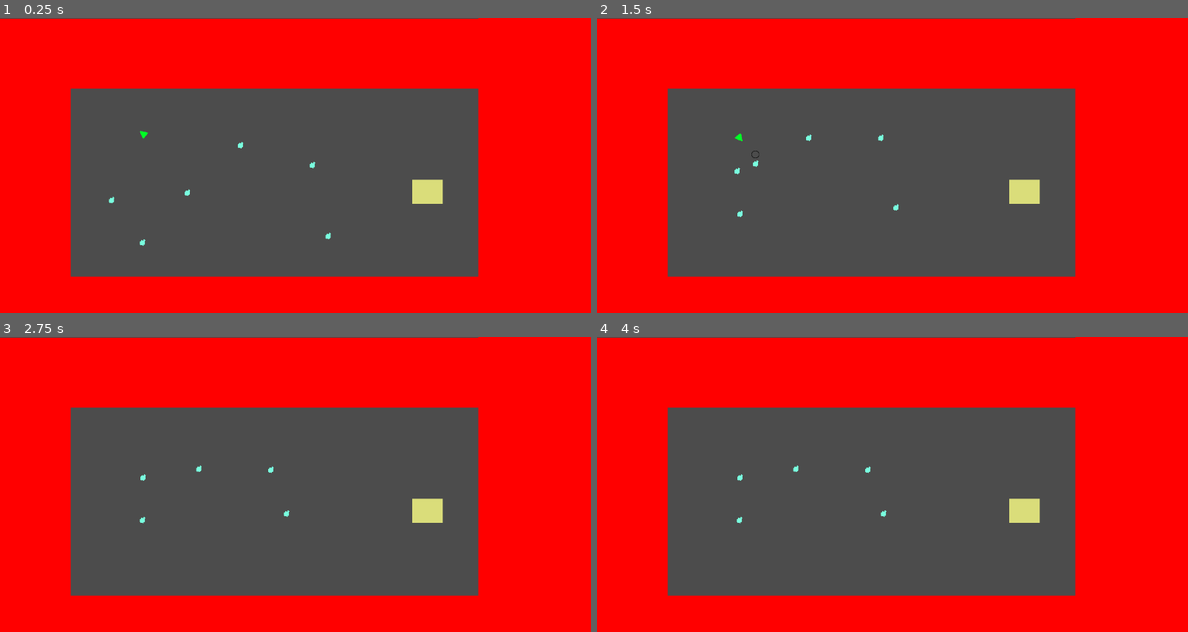
Above: before the commit, frames 1-4 (two rows, left to right).
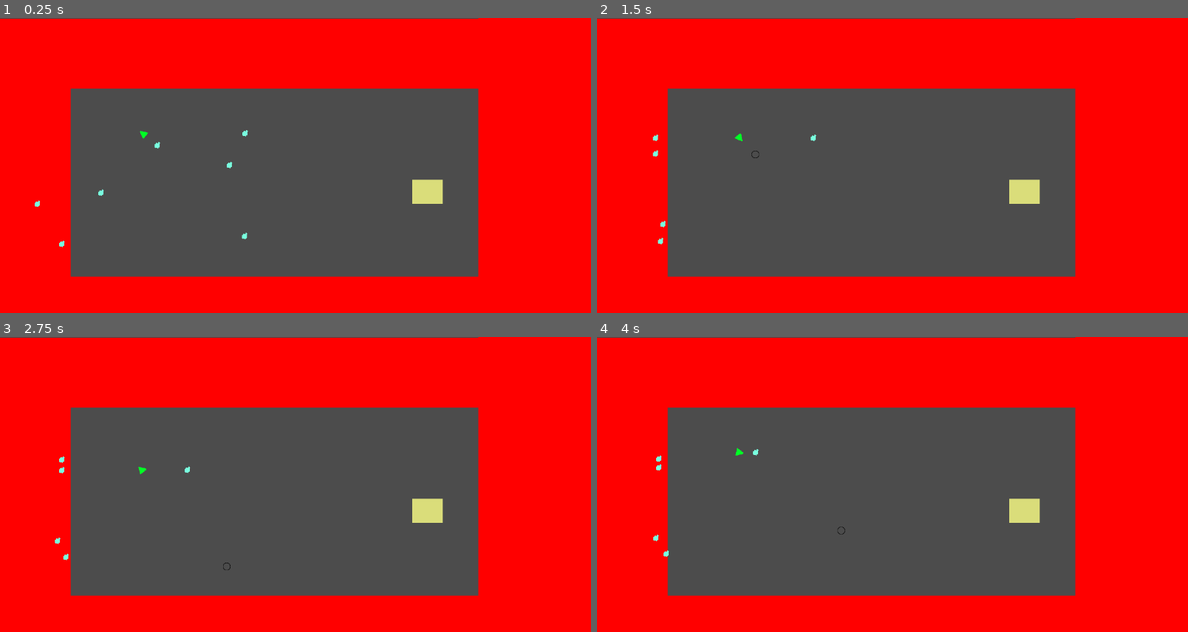
Above: after the commit, the same moments.

Repository: bentuttle2000/Game-Jam-F2021-2pm
Game: Godot game, scene res://Stages/StageOne.tscn
Two runs of this game, one before a commit and one after it. Both use one fixed random seed, a clock stepped at 60 frames per second and the inputs below.
Inputs (mouse positions are in pixels of both pictures, inside the frame that each line leads up to):
- Up to frame 1 (0.25 s): no input
- Up to frame 2 (1.5 s): move the mouse to (1022, 150) at 0.52 s; press the mouse at (1022, 150) at 0.53 s; hold D (ui_right) 0.53-1.28 s; move the mouse to (774, 180) at 1.27 s; release the mouse at (774, 180) at 1.28 s; hold S (ui_down) from 1.28 s (still down); tap E (use_action) at 1.35 s
- Up to frame 3 (2.75 s): move the mouse to (354, 419) at 2.02 s; release S (ui_down) at 2.03 s; press the mouse at (354, 419) at 2.03 s; hold D (ui_right) from 2.03 s (still down)
- Up to frame 4 (4 s): move the mouse to (862, 543) at 2.77 s; release D (ui_right) at 2.78 s; release the mouse at (862, 543) at 2.78 s; hold W (ui_up) 2.78-3.53 s; tap E (use_action) at 2.85 s; move the mouse to (1069, 528) at 3.52 s; press the mouse at (1069, 528) at 3.53 s; hold A (ui_left) from 3.53 s (still down)

The runs differ from the first frame. In frame 1, 0.2% of the frame differs, in the area x 5-56%, y 38-78%; in frame 2, 0.2%; in frame 3, 0.2%; in frame 4, 0.2%.
Error before the commit: Attempt to call function 'get_position' in base 'null instance' on a null instance. (res://Enemy.gd:11)

Commit message:
Lose Screen
I added a lose screen that the Player transitions to when they die.

Diff:
--- /dev/null
+++ b/GameJam/LoseScreen.gd
@@ -0,0 +1,21 @@
+extends Node
+
+
+
+func _ready():
+	$MarginContainer/VBoxContainer/VBoxContainer/Respawn.grab_focus()
+
+
+func _physics_process(delta):
+	if $MarginContainer/VBoxContainer/VBoxContainer/Respawn.is_hovered() == true:
+		$MarginContainer/VBoxContainer/VBoxContainer/Respawn.grab_focus()
+	if $MarginContainer/VBoxContainer/VBoxContainer/MainMenu.is_hovered() == true:
+		$MarginContainer/VBoxContainer/VBoxContainer/MainMenu.grab_focus()
+
+
+func _on_Respawn_pressed():
+	get_tree().change_scene("res://Stages/StageOne.tscn")
+
+
+func _on_MainMenu_pressed():
+	get_tree().change_scene("res://Stages/StartScreen.tscn")
--- a/GameJam/Objects/Player.gd
+++ b/GameJam/Objects/Player.gd
@@ -103,7 +103,7 @@
 
 
 func dead():
-	queue_free();
+	get_tree().change_scene("res://Stages/LoseScreen.tscn")
 
 #----Set active parameters for player physics which are rendered inactive upon entering dialogue----#
 #-Nick Mineo-#
--- a/GameJam/Objects/SplashScene.gd
+++ b/GameJam/Objects/SplashScene.gd
@@ -5,4 +5,4 @@
 
 
 func _on_Timer_timeout():
-	$SceneTransition.transition_to("res://Stages/StageOne.tscn")
+	$SceneTransition.transition_to("res://Stages/StartScreen.tscn")
--- /dev/null
+++ b/GameJam/Stages/LoseScreen.tscn
@@ -0,0 +1,52 @@
+[gd_scene load_steps=5 format=2]
+
+[ext_resource path="res://LoseScreen.gd" type="Script" id=1]
+[ext_resource path="res://Assets/MainMenuButton.png" type="Texture" id=2]
+[ext_resource path="res://Assets/YouLoseCard.png" type="Texture" id=3]
+[ext_resource path="res://Assets/Respawn Button.png" type="Texture" id=4]
+
+[node name="LoseScreen" type="Node"]
+script = ExtResource( 1 )
+
+[node name="Sprite" type="Sprite" parent="."]
+
+[node name="MarginContainer" type="MarginContainer" parent="."]
+anchor_right = 1.0
+anchor_bottom = 1.0
+__meta__ = {
+"_edit_use_anchors_": false
+}
+
+[node name="VBoxContainer" type="VBoxContainer" parent="MarginContainer"]
+margin_right = 1280.0
+margin_bottom = 640.0
+
+[node name="TextureRect" type="TextureRect" parent="MarginContainer/VBoxContainer"]
+margin_left = 415.0
+margin_right = 865.0
+margin_bottom = 150.0
+size_flags_horizontal = 4
+texture = ExtResource( 3 )
+
+[node name="VBoxContainer" type="VBoxContainer" parent="MarginContainer/VBoxContainer"]
+margin_top = 154.0
+margin_right = 1280.0
+margin_bottom = 316.0
+
+[node name="Respawn" type="TextureButton" parent="MarginContainer/VBoxContainer/VBoxContainer"]
+margin_left = 521.0
+margin_right = 759.0
+margin_bottom = 78.0
+size_flags_horizontal = 4
+texture_normal = ExtResource( 4 )
+
+[node name="MainMenu" type="TextureButton" parent="MarginContainer/VBoxContainer/VBoxContainer"]
+margin_left = 560.0
+margin_top = 82.0
+margin_right = 720.0
+margin_bottom = 162.0
+size_flags_horizontal = 4
+texture_normal = ExtResource( 2 )
+
+[connection signal="pressed" from="MarginContainer/VBoxContainer/VBoxContainer/Respawn" to="." method="_on_Respawn_pressed"]
+[connection signal="pressed" from="MarginContainer/VBoxContainer/VBoxContainer/MainMenu" to="." method="_on_MainMenu_pressed"]
--- a/GameJam/Stages/StageOne.tscn
+++ b/GameJam/Stages/StageOne.tscn
@@ -47,3 +47,42 @@
 [node name="LevelTransition" parent="." instance=ExtResource( 4 )]
 position = Vector2( 926, 377 )
 target_stage = "res://StageTwo.tscn"
+
+[node name="Wall3" parent="." instance=ExtResource( 3 )]
+position = Vector2( 1205.72, 327.187 )
+scale = Vector2( 21.2423, 42.2039 )
+
+[node name="Wall3" parent="." instance=ExtResource( 3 )]
+position = Vector2( 1205.72, 327.187 )
+scale = Vector2( 21.2423, 42.2039 )
+
+[node name="Enemy" parent="." instance=ExtResource( 2 )]
+position = Vector2( 418.844, 392.379 )
+
+[node name="Enemy" parent="." instance=ExtResource( 2 )]
+position = Vector2( 418.844, 392.379 )
+
+[node name="Enemy2" parent="." instance=ExtResource( 2 )]
+position = Vector2( 229.163, 408.186 )
+
+[node name="Enemy2" parent="." instance=ExtResource( 2 )]
+position = Vector2( 229.163, 408.186 )
+
+[node name="Enemy3" parent="." instance=ExtResource( 2 )]
+position = Vector2( 533.917, 289.782 )
+
+[node name="Enemy3" parent="." instance=ExtResource( 2 )]
+position = Vector2( 543.917, 259.782 )
+
+[node name="Enemy4" parent="." instance=ExtResource( 2 )]
+position = Vector2( 689.569, 332.86 )
+
+[node name="Enemy5" parent="." instance=ExtResource( 2 )]
+position = Vector2( 301.383, 500.594 )
+
+[node name="Enemy6" parent="." instance=ExtResource( 2 )]
+position = Vector2( 723.037, 486.865 )
+
+[node name="LevelTransition" parent="." instance=ExtResource( 4 )]
+position = Vector2( 926, 377 )
+target_stage = "res://StageTwo.tscn"
--- a/GameJam/Stages/StartScreen.tscn
+++ b/GameJam/Stages/StartScreen.tscn
@@ -24,8 +24,6 @@
 }
 
 [node name="VBoxContainer" type="VBoxContainer" parent="MarginContainer"]
-anchor_top = -0.0015625
-anchor_bottom = -0.0015625
 margin_left = 498.0
 margin_top = 100.0
 margin_right = 782.0
Binary file added: GameJam/Assets/Respawn Button.png
Not shown, added: GameJam/Assets/Respawn Button.png.import
Binary file added: GameJam/Assets/YouLoseCard.png
Not shown, added: GameJam/Assets/YouLoseCard.png.import
